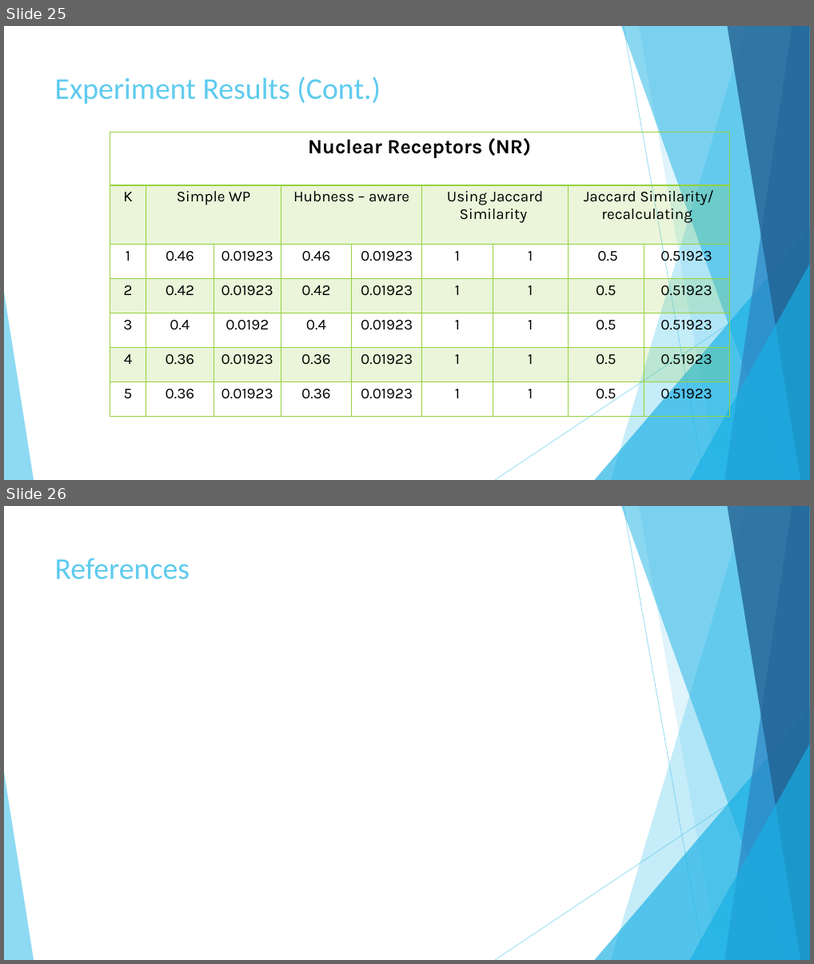
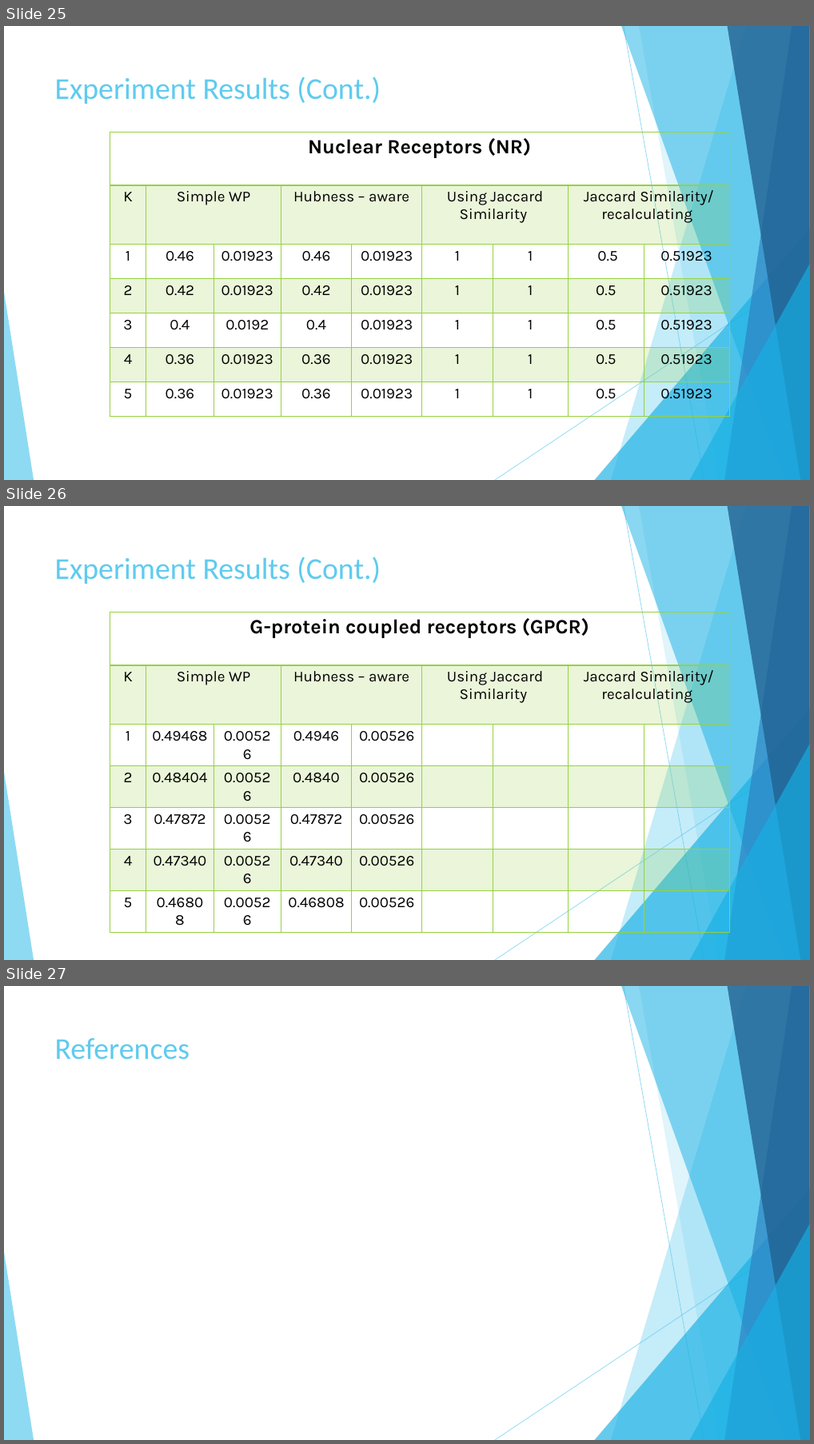
Before and after one commit to AbdullahAlZoabi/Drug-Target-Interaction-Prediction, a slide deck: Drug-Target Interaction Prediction.pptx. Shown one above the other, each under a label of ours: slides 25 and 26 before the commit, slides 25, 26 and 27 after it. The pictures are 814x964 and 814x1444 pixels, drawn with LibreOffice and Linux fonts; fonts in the diff are those of the drawing. Boxes give left, top, right and bottom in pixels: in the first picture for what was removed or moved away, otherwise in the second. Text is boxed around its words. In the diff, an @@ line names an element or a change of style, - is before the commit and + after.

Commit message:
Update slides

```diff
--- a/Drug-Target Interaction Prediction.pptx
+++ b/Drug-Target Interaction Prediction.pptx
@@ slide 26 added at (4, 506, 810, 960), background #FFFFFF; not listed: 10 template elements that a slide beside it also shows @@
@@ title added at (55, 556, 381, 584), 36 pt, text #5FCBEF @@
+Experiment Results (Cont.)
@@ table added at (110, 612, 730, 911), 7 rows, 9 columns @@
+G-protein coupled receptors (GPCR) |  |  |  |  |  |  |  | 
+K | Simple WP |  | Hubness – aware |  | Using Jaccard Similarity |  | Jaccard Similarity/ recalculating | 
+1 | 0.49468 | 0.00526 | 0.4946 | 0.00526 |  |  |  | 
+2 | 0.48404 | 0.00526 | 0.4840 | 0.00526 |  |  |  | 
+3 | 0.47872 | 0.00526 | 0.47872 | 0.00526 |  |  |  | 
+4 | 0.47340 | 0.00526 | 0.47340 | 0.00526 |  |  |  | 
+5 | 0.46808 | 0.00526 | 0.46808 | 0.00526 |  |  |  | 
@@ what was slide 26 is now slide 27 @@
```
Also in this commit, not shown: 1 other file.
